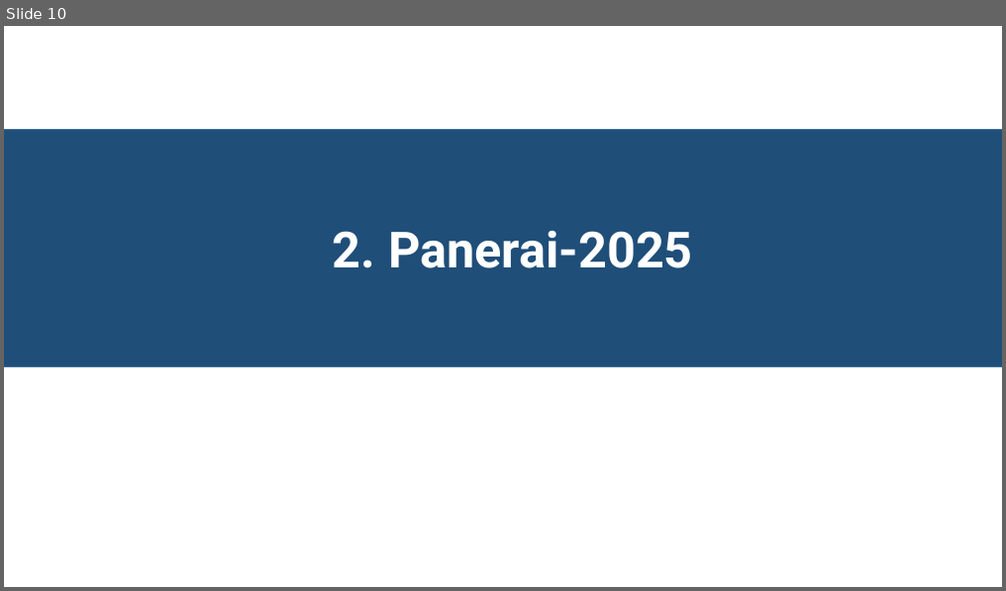
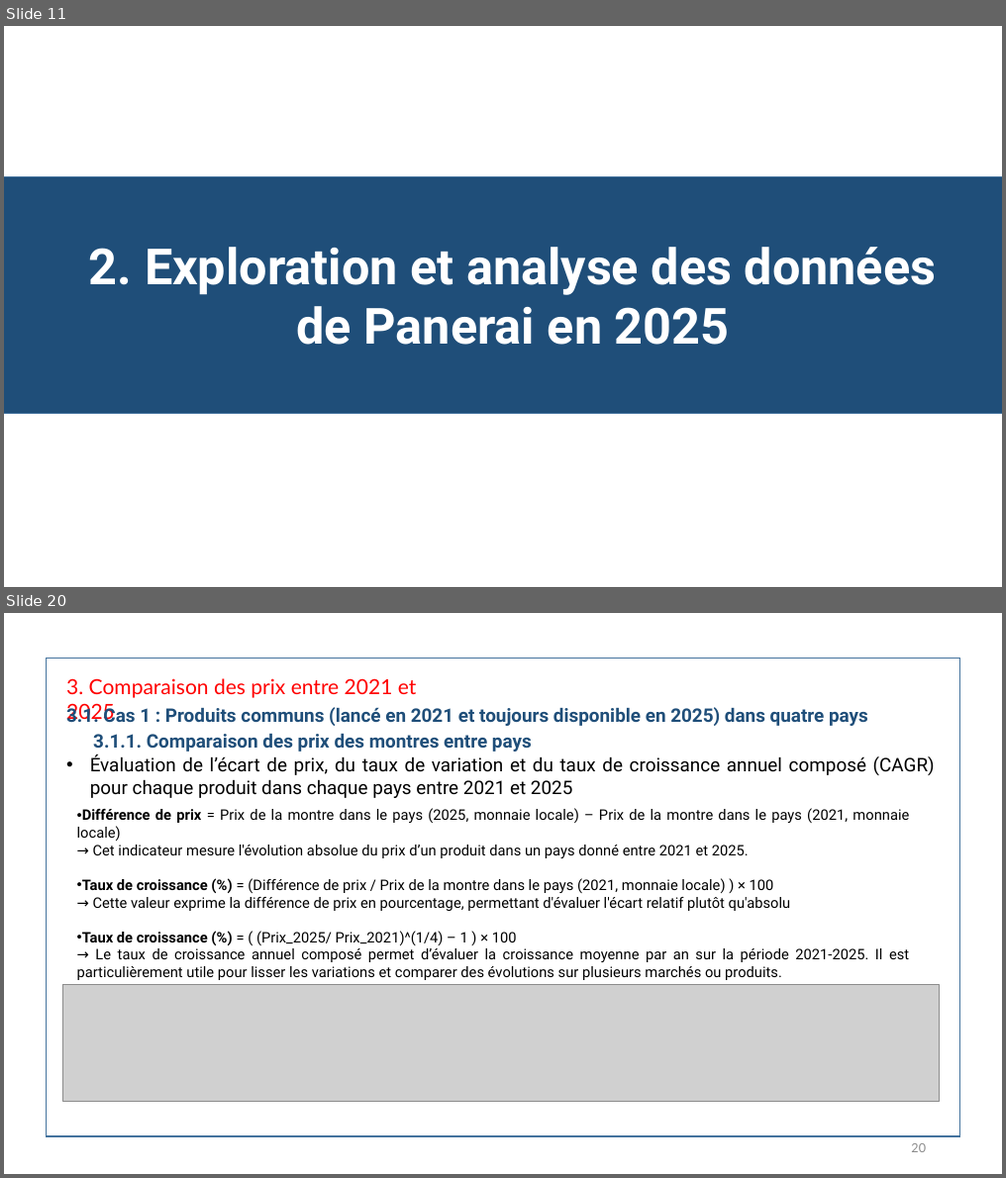
Before and after one commit to Ahak99/Data-Data-Challenge, a slide deck: docs/Présentation - Analyse des prix des montres de luxe Panerai.pptx. Shown one above the other, each under a label of ours: slide 10 before the commit, slides 11 and 20 after it; the slides between them are not shown. The pictures are 1006x591 and 1006x1178 pixels, drawn with LibreOffice and Linux fonts; fonts in the diff are those of the drawing; grey boxes stand for pictures. Boxes give left, top, right and bottom in pixels: in the first picture for what was removed or moved away, otherwise in the second. Text is boxed around its words. In the diff, an @@ line names an element or a change of style, - is before the commit and + after.

```diff
--- a/docs/Présentation - Analyse des prix des montres de luxe Panerai.pptx
+++ b/docs/Présentation - Analyse des prix des montres de luxe Panerai.pptx
@@ slide 20 added at (4,613,1002,1174), background #FFFFFF @@
@@ rectangle added at (46,658,960,1137), outline #43739E 1 pt @@
@@ text added at (66,678,417,722), 20 pt, text #FF0000 @@
+3. Comparaison des prix entre 2021 et 2025
@@ text added at (66,705,868,726), 18 pt, text #1F4E79, bold @@
+3.1. Cas 1 : Produits communs (lancé en 2021 et toujours disponible en 2025) dans quatre pays
@@ text added at (90,755,935,798), 18 pt, text #000000 @@
+• Évaluation de l’écart de prix, du taux de variation et du taux de croissance annuel composé (CAGR) pour chaque produit dans chaque pays entre 2021 et 2025
@@ text added at (93,734,532,752), 18 pt, text #1F4E79, bold @@
+3.1.1. Comparaison des prix des montres entre pays
@@ text added at (77,808,909,980), 14 pt, text #000000 @@
+• Différence de prix = Prix de la montre dans le pays (2025, monnaie locale) – Prix de la montre dans le pays (2021, monnaie locale)
+→ Cet indicateur mesure l'évolution absolue du prix d’un produit dans un pays donné entre 2021 et 2025.
+• Taux de croissance (%) = (Différence de prix / Prix de la montre dans le pays (2021, monnaie locale) ) × 100
+→ Cette valeur exprime la différence de prix en pourcentage, permettant d'évaluer l'écart relatif plutôt qu'absolu
+• Taux de croissance (%) = ( (Prix_2025/ Prix_2021)^(1/4) – 1 ) × 100
+→ Le taux de croissance annuel composé permet d’évaluer la croissance moyenne par an sur la période 2021-2025. Il est particulièrement utile pour lisser les variations et comparer des évolutions sur plusieurs marchés ou produits.
@@ picture added at (62,985,940,1102) @@
@@ page number added at (911,1144,926,1153), 12 pt, text #8C8C8C @@
+20
@@ what was slide 10 is now slide 11 @@
@@ slide 11 changed as well @@
@@ rectangle: place and size @@
-rectangle at (4,130,1002,368)
+rectangle at (4,176,1002,414)
@@ text at (89,247,937,345): text changed @@
-2. Panerai-2025
+2. Exploration et analyse des données de Panerai en 2025
```
Also in this commit, not shown: 4 other slides changed, 20 other slides added, 18 slides removed, 6 other files.
